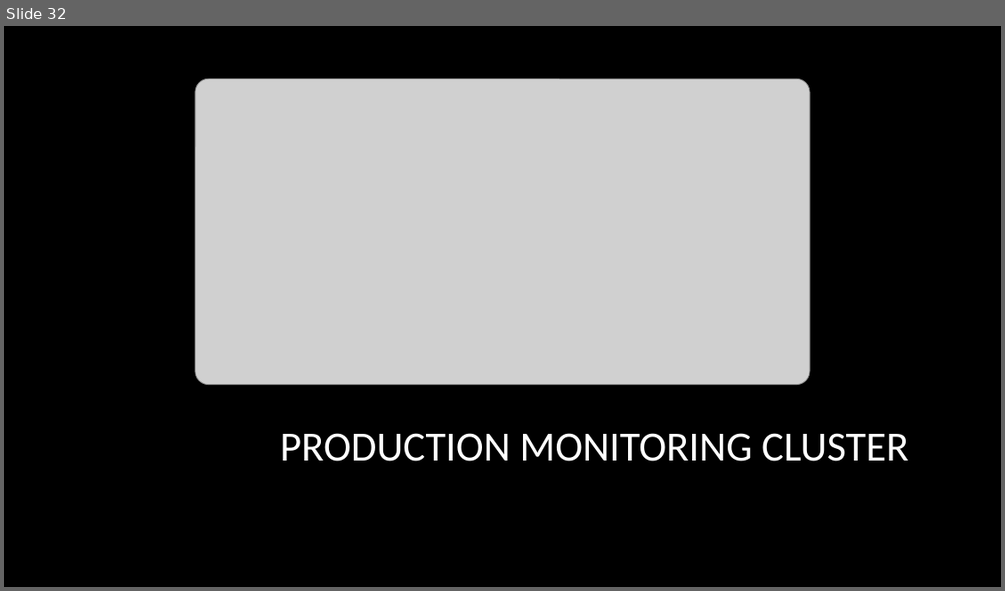
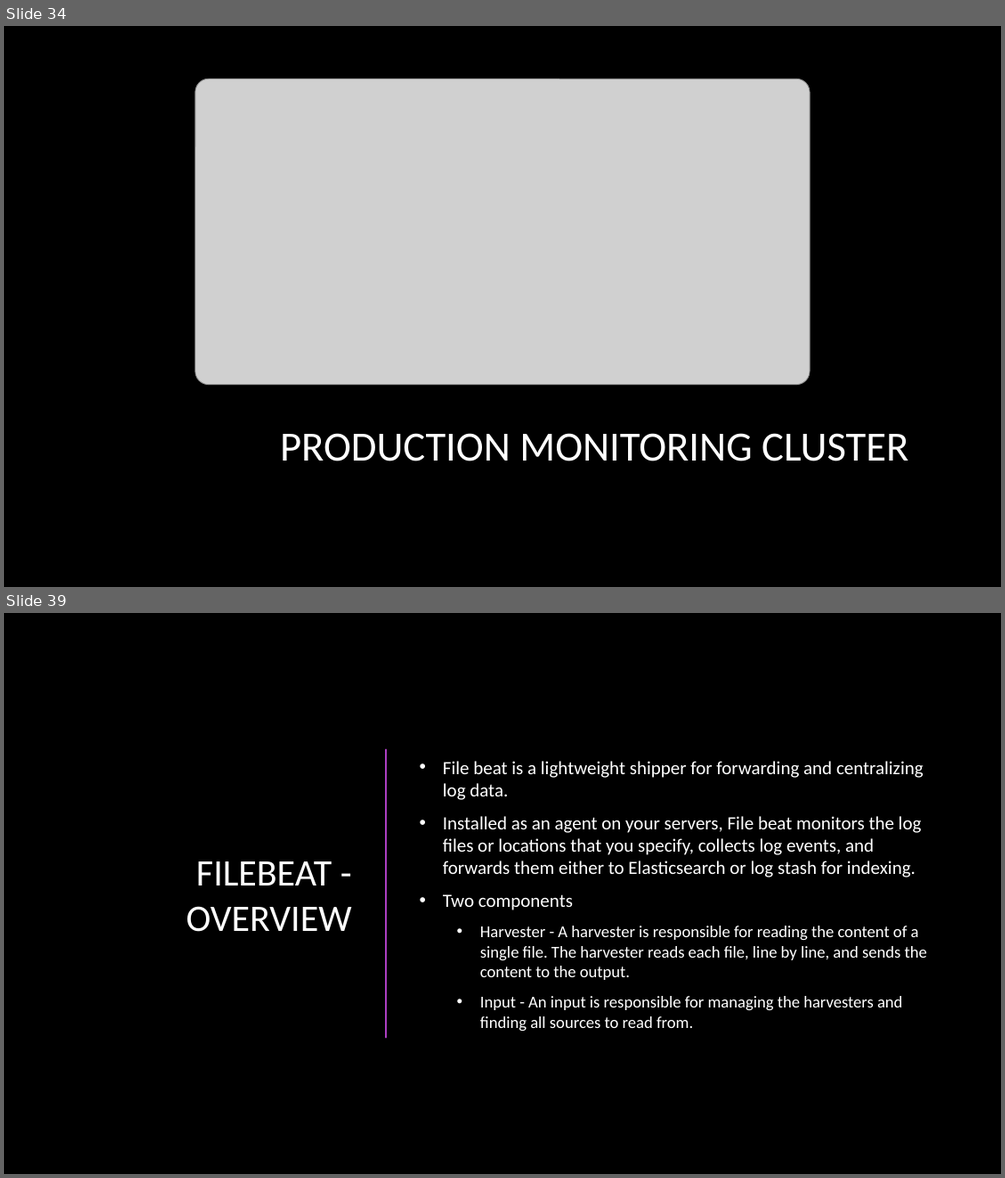
Before and after one commit to guanchaoguo/DeployElasticsearchUsingAnsible, a slide deck: artifacts/presentation/ElasticsearchUsingAnsible.pptx. Shown one above the other, each under a label of ours: slide 32 before the commit, slides 34 and 39 after it; the slides between them are not shown. The pictures are 1005x591 and 1005x1178 pixels, drawn with LibreOffice and Linux fonts; fonts in the diff are those of the drawing; grey boxes stand for pictures; background and template pictures are left out. Boxes give left, top, right and bottom in pixels: in the first picture for what was removed or moved away, otherwise in the second. Text is boxed around its words. In the diff, an @@ line names an element or a change of style, - is before the commit and + after.

```diff
--- a/artifacts/presentation/ElasticsearchUsingAnsible.pptx
+++ b/artifacts/presentation/ElasticsearchUsingAnsible.pptx
@@ slide 39 added at [4,613,1001,1174], background picture (left out) @@
@@ line added from (386, 749) to (386, 1037), #AC3EC1 1.5 pt @@
@@ text added at [443,761,927,1031], 18 pt, text #FFFFFF @@
+• File beat is a lightweight shipper for forwarding and centralizing log data.
+• Installed as an agent on your servers, File beat monitors the log files or locations that you specify, collects log events, and forwards them either to Elasticsearch or log stash for indexing.
+• Two components
+  • Harvester - A harvester is responsible for reading the content of a single file. The harvester reads each file, line by line, and sends the content to the output.
+  • Input - An input is responsible for managing the harvesters and finding all sources to read from.
@@ title added at [186,861,352,932], 36 pt, text #FFFFFF @@
+FILEBEAT - OVERVIEW
@@ what was slide 32 is now slide 34 @@
```
Also in this commit, not shown: 2 slides changed, 24 other slides added, 2 slides removed, 28 other files.
